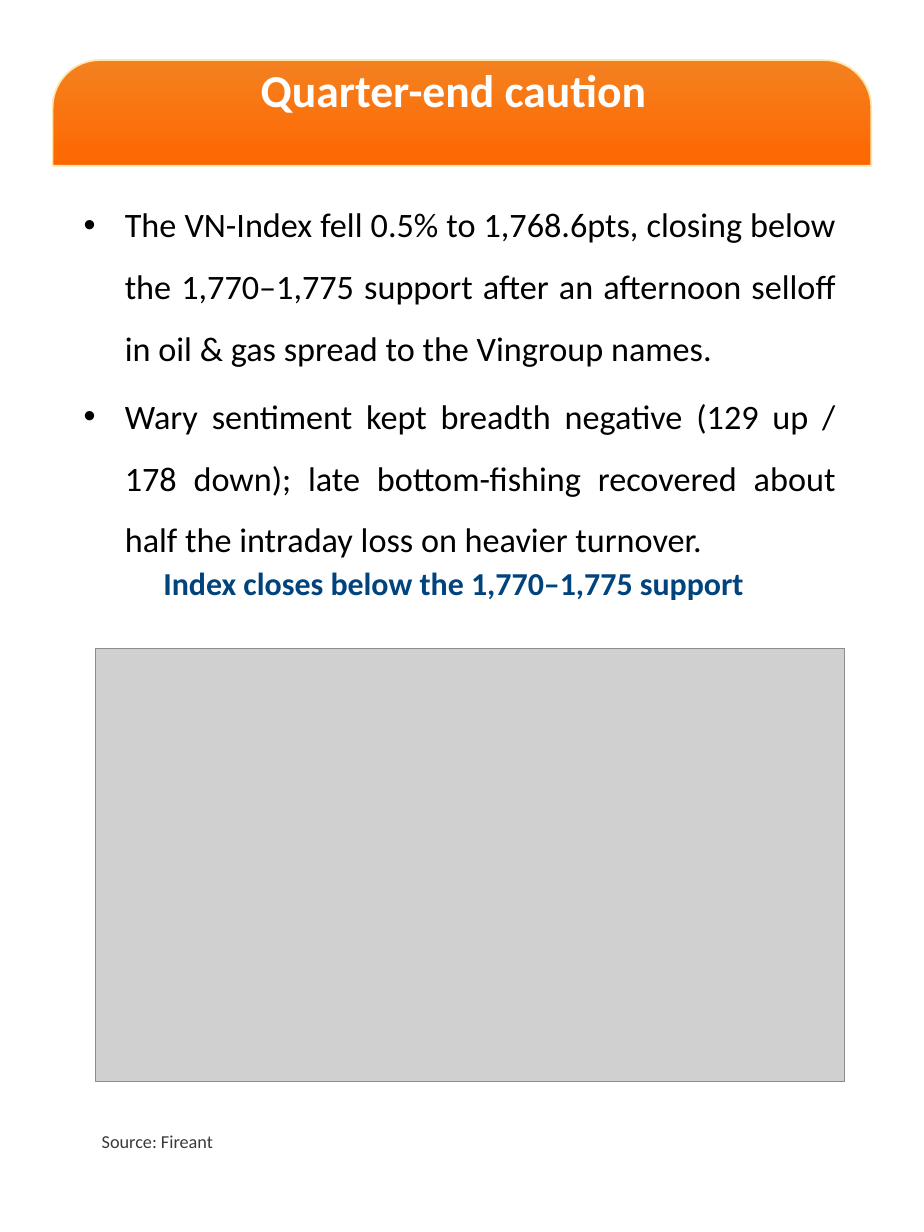
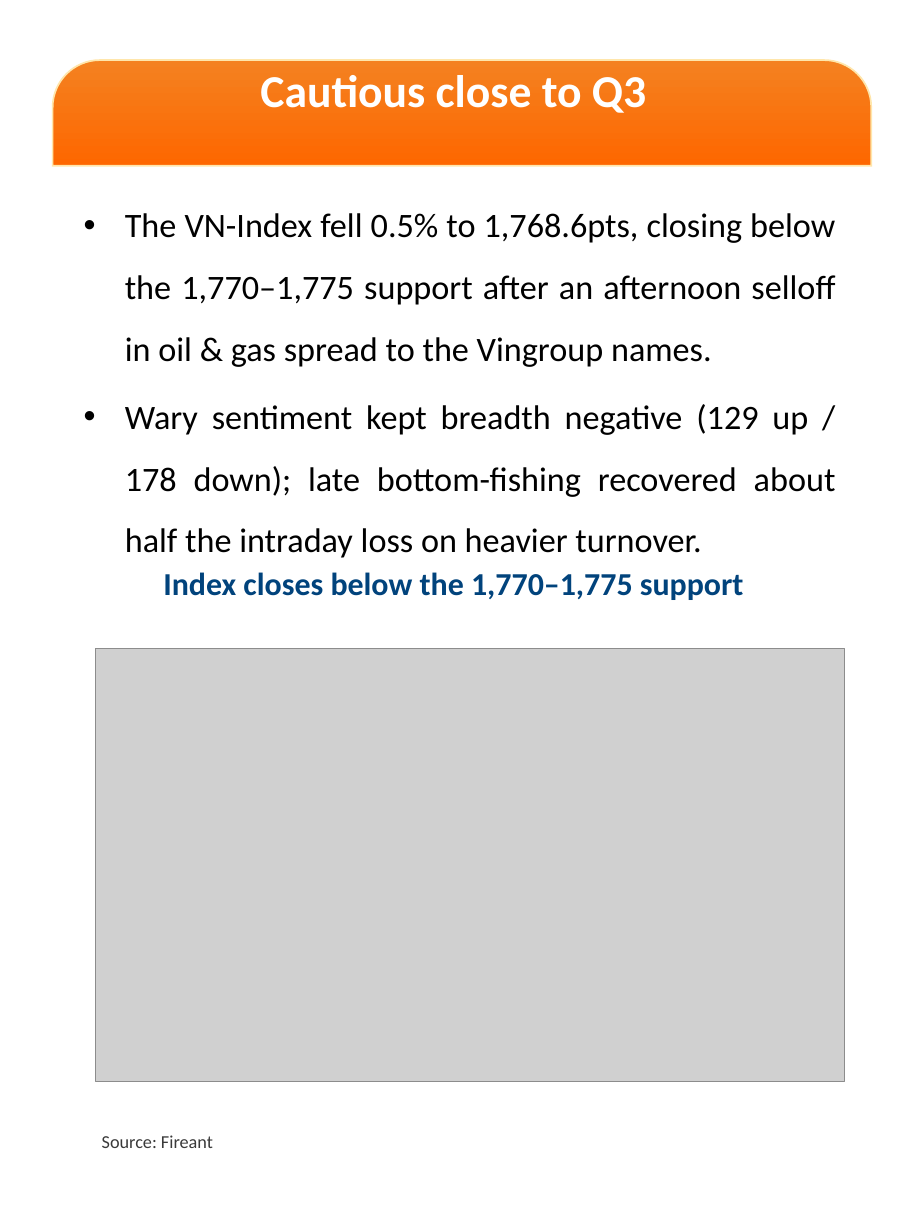
Before and after one commit to datquanton/verbose-guide, a slide deck: slide 2 of DailyReport_Mobile_EN_20261001.pptx. Drawn at 924x1232 pixels with LibreOffice and Linux fonts; fonts in the diff are those of the drawing; grey boxes stand for pictures; background and template pictures are left out. Boxes give left, top, right and bottom in pixels: in the first picture for what was removed or moved away, otherwise in the second. Text is boxed around its words. In the diff, an @@ line names an element or a change of style, - is before the commit and + after.

```diff
--- a/DailyReport_Mobile_EN_20261001.pptx
+++ b/DailyReport_Mobile_EN_20261001.pptx
@@ text at [260, 75, 646, 113]: text changed @@
-Quarter-end caution
+Cautious close to Q3
```
Also in this commit, not shown: 1 other slide changed, 1 other file.
